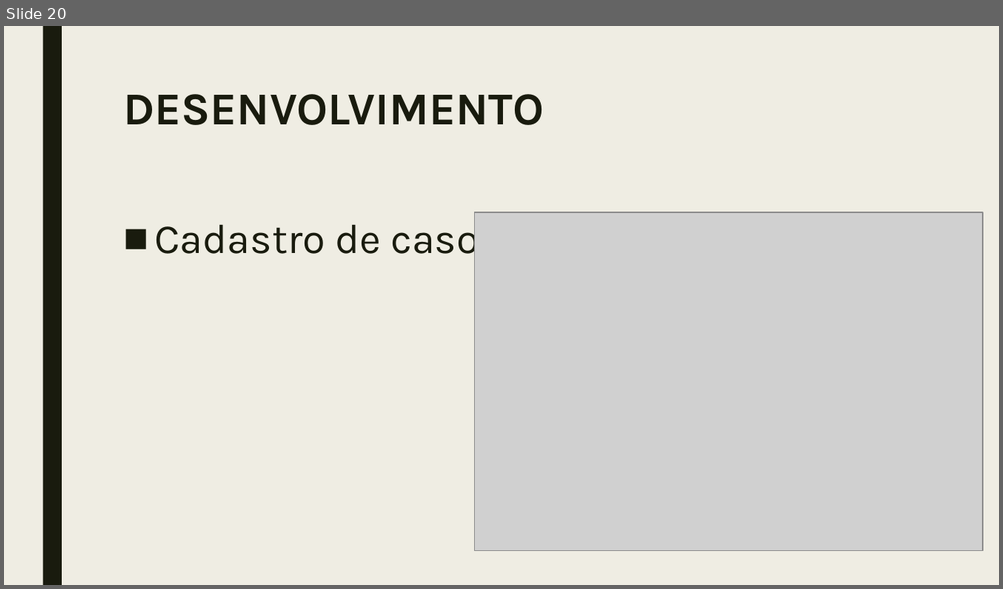
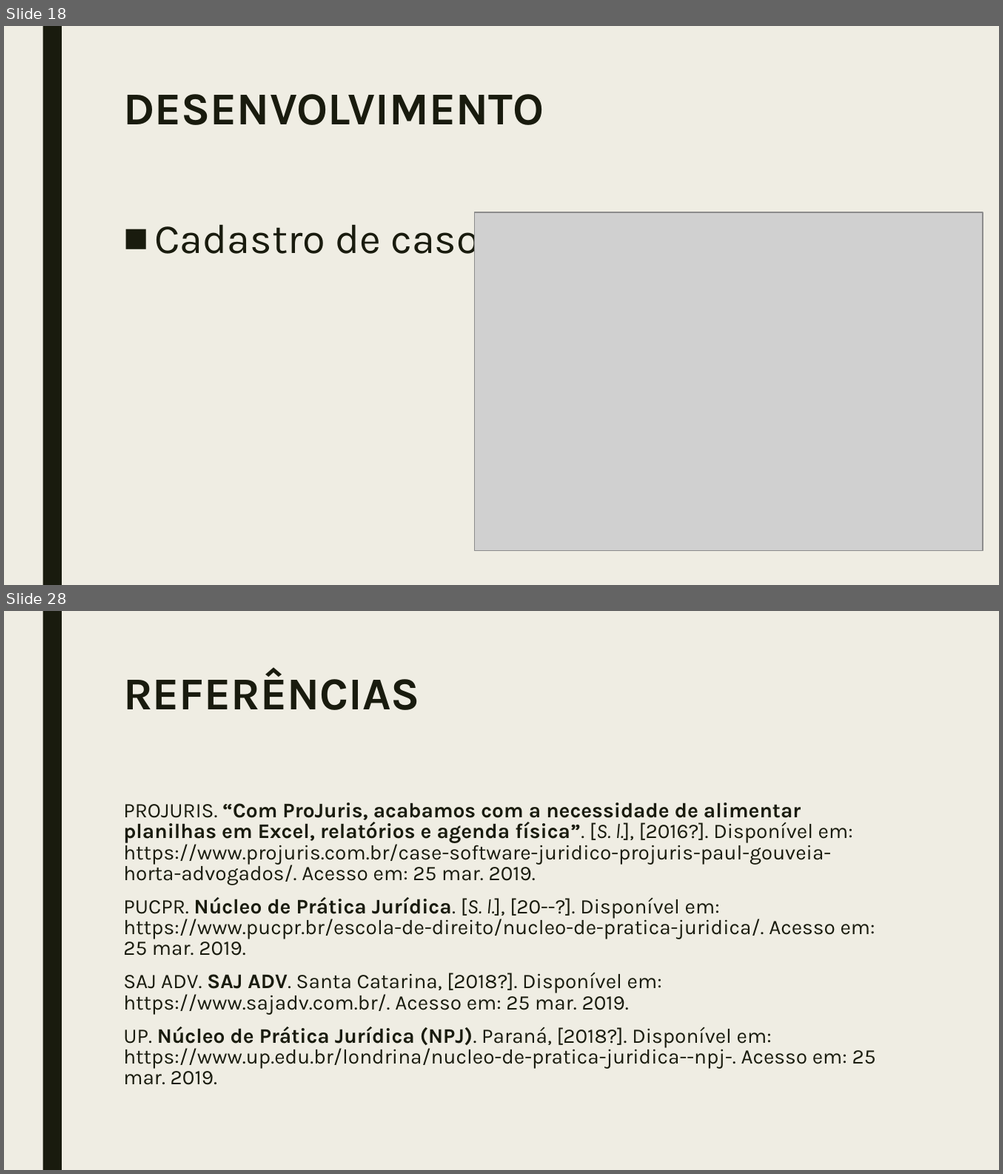
Before and after one commit to jfssantini/NPJeDocuments, a slide deck: NPJ.pptx. Shown one above the other, each under a label of ours: slide 20 before the commit, slides 18 and 28 after it; the slides between them are not shown. The pictures are 1003x589 and 1003x1174 pixels, drawn with LibreOffice and Linux fonts; fonts in the diff are those of the drawing; grey boxes stand for pictures. Boxes give left, top, right and bottom in pixels: in the first picture for what was removed or moved away, otherwise in the second. Text is boxed around its words. In the diff, an @@ line names an element or a change of style, - is before the commit and + after.

```diff
--- a/NPJ.pptx
+++ b/NPJ.pptx
@@ slide 28 added at (x1=4, y1=611, x2=999, y2=1170), background #EFEDE3; not listed: 1 template element that a slide beside it also shows @@
@@ title added at (x1=123, y1=669, x2=420, y2=710), 44 pt, text #191B0E, bold @@
+REFERÊNCIAS
@@ text added at (x1=123, y1=803, x2=876, y2=1085), 20 pt, text #191B0E @@
+PROJURIS. “Com ProJuris, acabamos com a necessidade de alimentar planilhas em Excel, relatórios e agenda física”. [S. l.], [2016?]. Disponível em: https://www.projuris.com.br/case-software-juridico-projuris-paul-gouveia-horta-advogados/. Acesso em: 25 mar. 2019.
+PUCPR. Núcleo de Prática Jurídica. [S. l.], [20--?]. Disponível em: https://www.pucpr.br/escola-de-direito/nucleo-de-pratica-juridica/. Acesso em: 25 mar. 2019.
+SAJ ADV. SAJ ADV. Santa Catarina, [2018?]. Disponível em: https://www.sajadv.com.br/. Acesso em: 25 mar. 2019.
+UP. Núcleo de Prática Jurídica (NPJ). Paraná, [2018?]. Disponível em: https://www.up.edu.br/londrina/nucleo-de-pratica-juridica--npj-. Acesso em: 25 mar. 2019.
@@ what was slide 20 is now slide 18 @@
```
Also in this commit, not shown: 2 slides changed, 9 other slides added, 2 slides removed.
